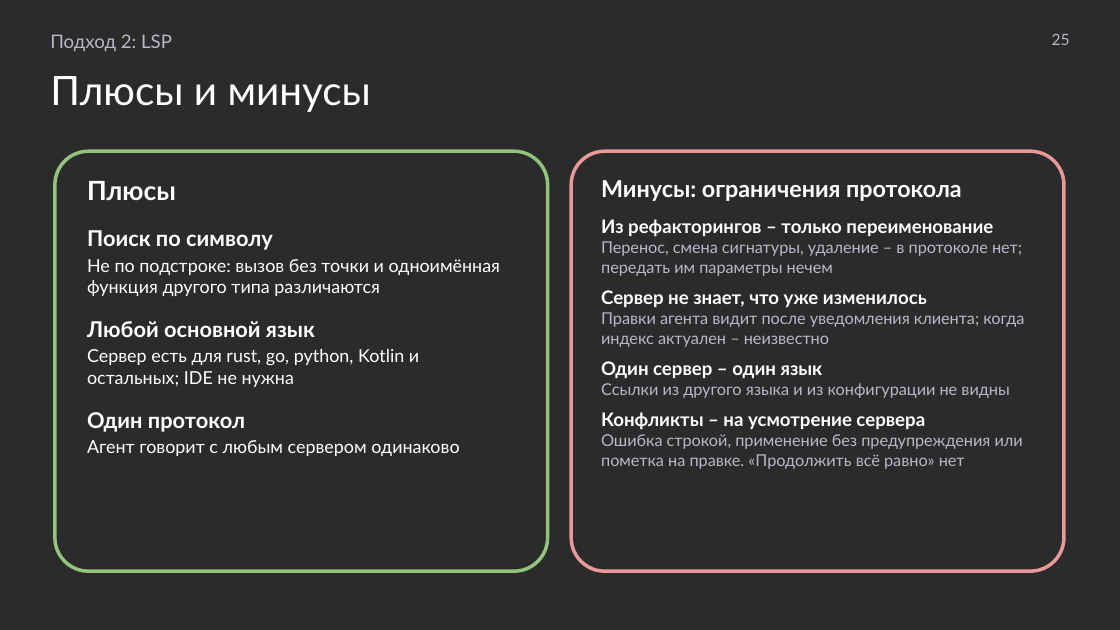
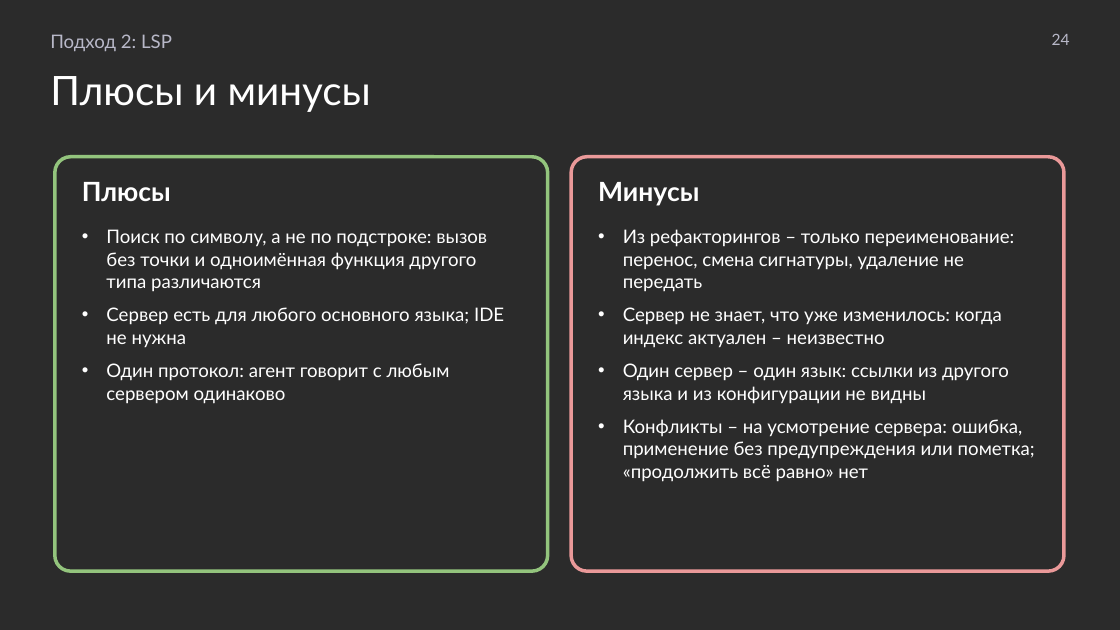
Before and after one commit to MchKosticyn/ide-refactoring-in-ai-agents, a slide deck: slide 24 of Доклад_ Рефакторинг в ИИ-агентах.pptx (slide 25 before the commit). Drawn at 1120x630 pixels with LibreOffice and Linux fonts; fonts in the diff are those of the drawing; background and template pictures are left out; a plain dark background stands for a picture behind light text. Boxes give left, top, right and bottom in pixels: in the first picture for what was removed or moved away, otherwise in the second. Text is boxed around its words. In the diff, an @@ line names an element or a change of style, - is before the commit and + after.

Commit message:
Uniform corner radius for cards and pictures; bias slides: full-width screenshots, captions trimmed; Veai slide moved before engine demo; LSP/engine pros-cons as lists; wording fixes; MCP IDEA facts

```diff
--- a/Доклад_ Рефакторинг в ИИ-агентах.pptx
+++ b/Доклад_ Рефакторинг в ИИ-агентах.pptx
@@ text at bbox=[1052, 34, 1070, 45]: text changed @@
-25
+24
@@ rounded rectangle "Плюсы" at bbox=[55, 157, 548, 571]: proportions changed @@
@@ rounded rectangle "Плюсы": place and size @@
-rounded rectangle "Плюсы" at bbox=[55, 151, 548, 571]
+rounded rectangle "Плюсы" at bbox=[55, 157, 548, 571]
@@ rounded rectangle "Минусы": place and size @@
-rounded rectangle "Минусы" at bbox=[571, 151, 1064, 571]
+rounded rectangle "Минусы" at bbox=[571, 157, 1064, 571]
@@ rounded rectangle "Минусы" at bbox=[571, 157, 1064, 571]: proportions changed @@
@@ text in rounded rectangle at bbox=[598, 182, 1035, 482]: text changed; size 10.5 to 12 pt; text colour #B8B8C8 to #FFFFFF @@
-Минусы: ограничения протокола
-Из рефакторингов – только переименование
-Перенос, смена сигнатуры, удаление – в протоколе нет; передать им параметры нечем
-Сервер не знает, что уже изменилось
-Правки агента видит после уведомления клиента; когда индекс актуален – неизвестно
-Один сервер – один язык
-Ссылки из другого языка и из конфигурации не видны
-Конфликты – на усмотрение сервера
-Ошибка строкой, применение без предупреждения или пометка на правке. «Продолжить всё равно» нет
+Минусы
+• Из рефакторингов – только переименование: перенос, смена сигнатуры, удаление не передать
+• Сервер не знает, что уже изменилось: когда индекс актуален – неизвестно
+• Один сервер – один язык: ссылки из другого языка и из конфигурации не видны
+• Конфликты – на усмотрение сервера: ошибка, применение без предупреждения или пометка; «продолжить всё равно» нет
@@ text in rounded rectangle at bbox=[106, 229, 504, 404]: text changed; size 11.5 to 12 pt @@
-Поиск по символу
-Не по подстроке: вызов без точки и одноимённая функция другого типа различаются
-Любой основной язык
-Сервер есть для rust, go, python, Kotlin и остальных; IDE не нужна
-Один протокол
-Агент говорит с любым сервером одинаково
+• Поиск по символу, а не по подстроке: вызов без точки и одноимённая функция другого типа различаются
+• Сервер есть для любого основного языка; IDE не нужна
+• Один протокол: агент говорит с любым сервером одинаково
```
Also in this commit, not shown: 32 other slides changed, 6 other files.
